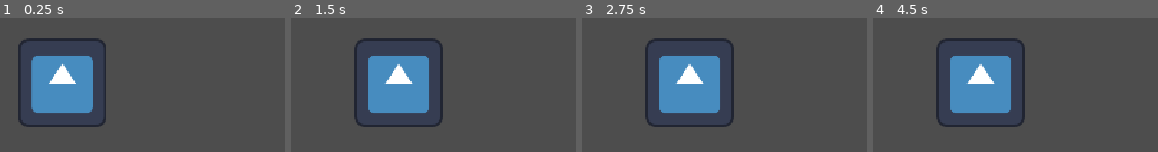
Above: before the commit, frames 1-4 (left to right).
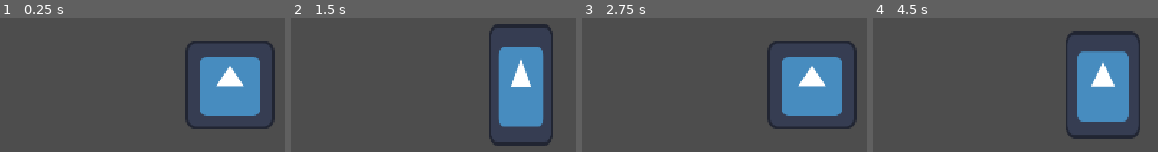
Above: after the commit, the same moments.

Repository: BirdOfAsh/SystemPrototyping
Game: Godot game, scene res://Effect Components/Scenes/effect_test_scene.tscn
The game is run twice, just before and just after one commit, with the same random seed, the same clock (stepped at 60 frames per second) and the same inputs. The project has no main scene, so this scene is started directly. The engine's default icon, where the game draws it, is replaced by a stand-in: a white triangle on a blue panel in a dark square.
Inputs (mouse positions are in pixels of both pictures, inside the frame that each line leads up to):
- Up to frame 1 (0.25 s): no input
- Up to frame 2 (1.5 s): click (521, 85) at 0.52 s; click (521, 85) at 1.27 s
- Up to frame 3 (2.75 s): click (812, 85) at 2.02 s
- Up to frame 4 (4.5 s): tap Enter at 2.75, 4.25 s; move the mouse to (outside the picture) at 2.77 s; tap Space at 3.5 s; move the mouse to (944, 107) at 3.52 s; move the mouse to (outside the picture) at 4.27 s

The runs differ from the first frame. In frame 1, 23% of the frame differs, in the area x 6-97%, y 14-83%; in frame 2, 23%; in frame 3, 23%; in frame 4, 24%, in the area x 22-94%, y 9-91%.
Error after the commit: Invalid call. Nonexistent function 'tween_offset_properties' in base 'Nil'. (res://Effect)

Commit message:
offset transform effect converted to resource
need to still convert the regular transform effect

Diff:
--- a/Effect Components/Scenes/effect_test_scene.tscn
+++ b/Effect Components/Scenes/effect_test_scene.tscn
@@ -1,13 +1,19 @@
 [gd_scene format=3 uid="uid://cqknxiwwqry2u"]
 
+[ext_resource type="Script" uid="uid://c0eq70gyg7rhf" path="res://Effect Components/Scripts/Effects/control_node_effect.gd" id="1_xb61r"]
+[ext_resource type="Script" uid="uid://cdere083tmmuo" path="res://Effect Components/Scripts/Effects/offset_transform_effect.gd" id="2_ccb2t"]
 [ext_resource type="Script" uid="uid://mbemlabsnfms" path="res://Effect Components/Scripts/Effects/button_effect.gd" id="2_en1hb"]
 [ext_resource type="Texture2D" uid="uid://dmq8bdbng4qog" path="res://icon.svg" id="2_p3a1m"]
 [ext_resource type="Script" uid="uid://cv1tqomq6d35i" path="res://Effect Components/Scripts/Effects/node2D_effect.gd" id="3_en1hb"]
 
+[sub_resource type="Resource" id="Resource_7c81g"]
+script = ExtResource("2_ccb2t")
+end_offset_position = Vector2(50, inf)
+metadata/_custom_type_script = "uid://cdere083tmmuo"
+
 [node name="EffectTestScene" type="Node" unique_id=1437132771]
 
 [node name="Control" type="Control" parent="." unique_id=738570213]
-visible = false
 layout_mode = 3
 anchors_preset = 8
 anchor_left = 0.5
@@ -20,6 +26,14 @@
 offset_bottom = 20.0
 grow_horizontal = 2
 grow_vertical = 2
+
+[node name="ControlNodeEffect" type="Node" parent="Control" unique_id=282090064 node_paths=PackedStringArray("affected_node")]
+script = ExtResource("1_xb61r")
+affected_node = NodePath("..")
+offset_transform_effect = SubResource("Resource_7c81g")
+end_offset_position = Vector2(50, inf)
+autostart = true
+metadata/_custom_type_script = "uid://c0eq70gyg7rhf"
 
 [node name="TextureButton" type="TextureButton" parent="Control" unique_id=541840553]
 layout_mode = 1
@@ -80,6 +94,7 @@
 metadata/_custom_type_script = "uid://mbemlabsnfms"
 
 [node name="Sprite2D" type="Sprite2D" parent="." unique_id=1332281534]
+visible = false
 position = Vector2(313, 321)
 texture = ExtResource("2_p3a1m")
 
--- a/Effect Components/Scripts/Effects/control_node_effect.gd
+++ b/Effect Components/Scripts/Effects/control_node_effect.gd
@@ -6,6 +6,60 @@
 ## The node which will have the effect applied.
 @export var affected_node : Control
 
+@export var offset_transform_effect : OffsetTransformEffect
+
+
+#region Offset Transform Properties
+@export_category("Offset Transform Properties")
+
+@export_group("Offset Position")
+## The position the tween will start at. [br]
+## Has INF values by default, and will ignore individual x or y if left unchanged.
+@export var start_offset_position : Vector2 = Vector2.INF
+
+## The position the tween will end at. [br]
+## Has INF values by default, and will ignore individual x or y if left unchanged.
+@export var end_offset_position : Vector2 = Vector2.INF
+
+## Original position of the node
+var original_offset_position : Vector2
+
+## The current position of the node, stored in a variable
+var current_offset_position : Vector2
+
+@export_group("Offset Rotation")
+
+## The rotation amount is the rotation degrees the tween will start at. [br]
+## Has INF value by default, and will ignore this parameter if unchanged.
+@export var start_offset_rotation : float = INF
+
+## The rotation amount is the rotation degrees the tween will end at. [br]
+## Has INF value by default, and will ignore this parameter if unchanged.
+@export var end_offset_rotation : float = INF
+
+## Original rotation of the node in degrees
+var original_offset_rotation : float
+
+## The current rotate of the node in rotation_degrees, stored in a variable
+var current_offset_rotation : float
+
+@export_group("Offset Scale")
+
+## The scale amount is the scale the tween will start at. [br]
+## Has INF values by default, and will ignore individual x or y if left unchanged.
+@export var start_offset_scale : Vector2 = Vector2.INF
+
+## The scale amount is the scale the tween will end at. [br]
+## Has INF values by default, and will ignore individual x or y if left unchanged.
+@export var end_offset_scale : Vector2 = Vector2.INF
+
+## Original scale of the node in degrees
+var original_offset_scale : Vector2
+
+## The current rotate of the node in rotation_degrees, stored in a variable
+var current_offset_scale : Vector2
+
+#endregion
 
 func _ready() -> void:
 	if !affected_node:
@@ -15,15 +69,23 @@
 		do_tween()
 	# Sets the pivot offset to be the center of the control node
 	affected_node.pivot_offset_ratio = Vector2(0.5, 0.5)
+	# Sets the affected control node to be able to use offset transform
+	affected_node.offset_transform_enabled = true
 	set_original_values()
 
 
 func do_tween() -> void:
+	# Create a new tween with given parameters
+	_reset_tween()
 	_do_transform_tween(affected_node)
+	offset_transform_effect.tween_offset_properties(tween, tween_duration, affected_node)
 
 
 func do_tween_backward(reset : bool = false) -> void:
+	# Create a new tween with given parameters
+	_reset_tween()
 	_do_transform_tween_backward(affected_node, reset)
+	offset_transform_effect.tween_offset_properties(tween, tween_duration, affected_node, false)
 
 
 ## Sets the original transform values to the [member affected_node]
--- a/Effect Components/Scripts/Effects/node2D_effect.gd
+++ b/Effect Components/Scripts/Effects/node2D_effect.gd
@@ -5,7 +5,6 @@
 
 ## The node which will have the effect applied.
 @export var affected_node : Node2D
-
 
 func _ready() -> void:
 	# Check if there is a node
@@ -19,10 +18,14 @@
 
 
 func do_tween() -> void:
+	# Create a new tween with given parameters
+	_reset_tween()
 	_do_transform_tween(affected_node)
 
 
 func do_tween_backward(reset : bool = false) -> void:
+	# Create a new tween with given parameters
+	_reset_tween()
 	_do_transform_tween_backward(affected_node, reset)
 
 
--- /dev/null
+++ b/Effect Components/Scripts/Effects/offset_transform_effect.gd
@@ -0,0 +1,126 @@
+class_name OffsetTransformEffect extends Resource
+
+
+#region Offset Transform Properties
+@export_category("Offset Transform Properties")
+
+@export_group("Offset Position")
+## The position the tween will start at. [br]
+## Has INF values by default, and will ignore individual x or y if left unchanged.
+@export var start_offset_position : Vector2 = Vector2.INF
+
+## The position the tween will end at. [br]
+## Has INF values by default, and will ignore individual x or y if left unchanged.
+@export var end_offset_position : Vector2 = Vector2.INF
+
+## Original position of the node
+var original_offset_position : Vector2
+
+## The current position of the node, stored in a variable
+var current_offset_position : Vector2
+
+@export_group("Offset Rotation")
+
+## The rotation amount is the rotation degrees the tween will start at. [br]
+## Has INF value by default, and will ignore this parameter if unchanged.
+@export var start_offset_rotation : float = INF
+
+## The rotation amount is the rotation degrees the tween will end at. [br]
+## Has INF value by default, and will ignore this parameter if unchanged.
+@export var end_offset_rotation : float = INF
+
+## Original rotation of the node in degrees
+var original_offset_rotation : float
+
+## The current rotate of the node in rotation_degrees, stored in a variable
+var current_offset_rotation : float
+
+@export_group("Offset Scale")
+
+## The scale amount is the scale the tween will start at. [br]
+## Has INF values by default, and will ignore individual x or y if left unchanged.
+@export var start_offset_scale : Vector2 = Vector2.INF
+
+## The scale amount is the scale the tween will end at. [br]
+## Has INF values by default, and will ignore individual x or y if left unchanged.
+@export var end_offset_scale : Vector2 = Vector2.INF
+
+## Original scale of the node in degrees
+var original_offset_scale : Vector2
+
+## The current rotate of the node in rotation_degrees, stored in a variable
+var current_offset_scale : Vector2
+
+#endregion
+
+## Call to tween each of the individual offset transform properties (position, rotation, scale)
+func tween_offset_properties(tween : Tween, tween_duration : float, _affected_node : Control, forward : bool = true) -> void:
+	_tween_offset_position(tween, tween_duration, _affected_node, forward)
+	_tween_offset_rotation(tween, tween_duration, _affected_node, forward)
+	_tween_offset_scale(tween, tween_duration, _affected_node, forward)
+
+
+func _tween_offset_position(tween : Tween, tween_duration : float, _affected_node : Control, forward : bool = true) -> void:
+	# Check for unnecessary call
+	if start_offset_position.x == end_offset_position.x: return
+	if start_offset_position.y == end_offset_position.y: return
+
+	# Tween position.x
+	tween.tween_property(
+		_affected_node,
+		"offset_transform_position:x",
+		(end_offset_position.x if end_offset_position.x != INF else current_offset_position.x) if forward else (start_offset_position.x if start_offset_position.x != INF else current_offset_position.x),
+		tween_duration
+		).from(
+			(start_offset_position.x if start_offset_position.x != INF else current_offset_position.x) if forward else (end_offset_position.x if end_offset_position.x != INF else current_offset_position.x)
+			)
+
+	# Tween position.y
+	tween.tween_property(
+		_affected_node,
+		"offset_transform_position:y",
+		(end_offset_position.y if end_offset_position.y != INF else current_offset_position.y) if forward else (start_offset_position.y if start_offset_position.y != INF else current_offset_position.y),
+		tween_duration
+		).from(
+			(start_offset_position.y if start_offset_position.y != INF else current_offset_position.y) if forward else (end_offset_position.y if end_offset_position.y != INF else current_offset_position.y)
+			)
+
+
+func _tween_offset_rotation(tween : Tween, tween_duration : float, _affected_node : Node, forward : bool = true) -> void:
+	# Check for unnecessary call
+	if start_offset_rotation == end_offset_rotation: return
+
+	# Tween rotation
+	tween.tween_property(
+		_affected_node,
+		"rotation_degrees",
+		(end_offset_rotation if end_offset_rotation != INF else current_offset_rotation) if forward else (start_offset_rotation if start_offset_rotation != INF else current_offset_rotation),
+		tween_duration
+		).from(
+			(start_offset_rotation if start_offset_rotation != INF else current_offset_rotation) if forward else (end_offset_rotation if end_offset_rotation != INF else current_offset_rotation)
+			)
+
+
+func _tween_offset_scale(tween : Tween, tween_duration : float, _affected_node : Node, forward : bool = true) -> void:
+	# Check for unnecessary call
+	if start_offset_scale.x == end_offset_scale.x: return
+
+	# Tween scale.x
+	tween.tween_property(
+		_affected_node,
+		"scale:x",
+		(end_offset_scale.x if end_offset_scale.x != INF else current_offset_scale.x) if forward else (start_offset_scale.x if start_offset_scale.x != INF else current_offset_scale.x),
+		tween_duration
+		).from(
+			(start_offset_scale.x if start_offset_scale.x != INF else current_offset_scale.x) if forward else (end_offset_scale.x if end_offset_scale.x != INF else current_offset_scale.x)
+			)
+
+	# Tween scale.y
+	tween.tween_property(
+		_affected_node,
+		"scale:y",
+		(end_offset_scale.y if end_offset_scale.y != INF else current_offset_scale.y) if forward else (start_offset_scale.y if start_offset_scale.y != INF else current_offset_scale.y),
+		tween_duration
+		).from(
+			(start_offset_scale.y if start_offset_scale.y != INF else current_offset_scale.y) if forward else (end_offset_scale.y if end_offset_scale.y != INF else current_offset_scale.y)
+			)
--- a/Effect Components/Scripts/transform_effect.gd
+++ b/Effect Components/Scripts/transform_effect.gd
@@ -78,10 +78,6 @@
 	if !_affected_node:
 		printerr(self, "No node assigned to Node2D Effect")
 		return
-
-
-	# Create a new tween with given parameters
-	_reset_tween()
 
 
 	# Set the current values from _affected_node
Not shown, added: Effect Components/Scripts/Effects/offset_transform_effect.gd.uid
